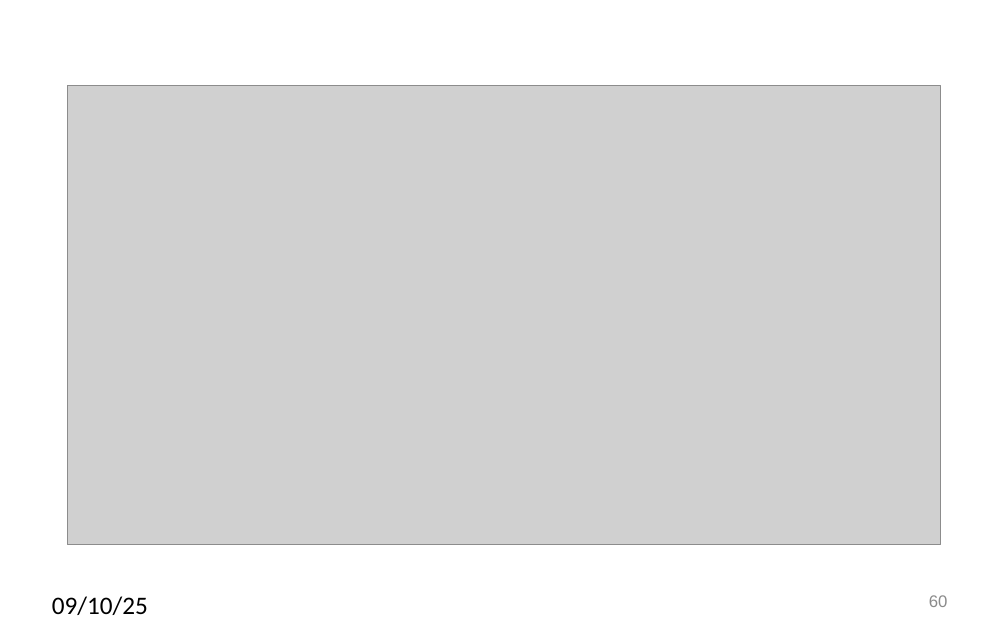
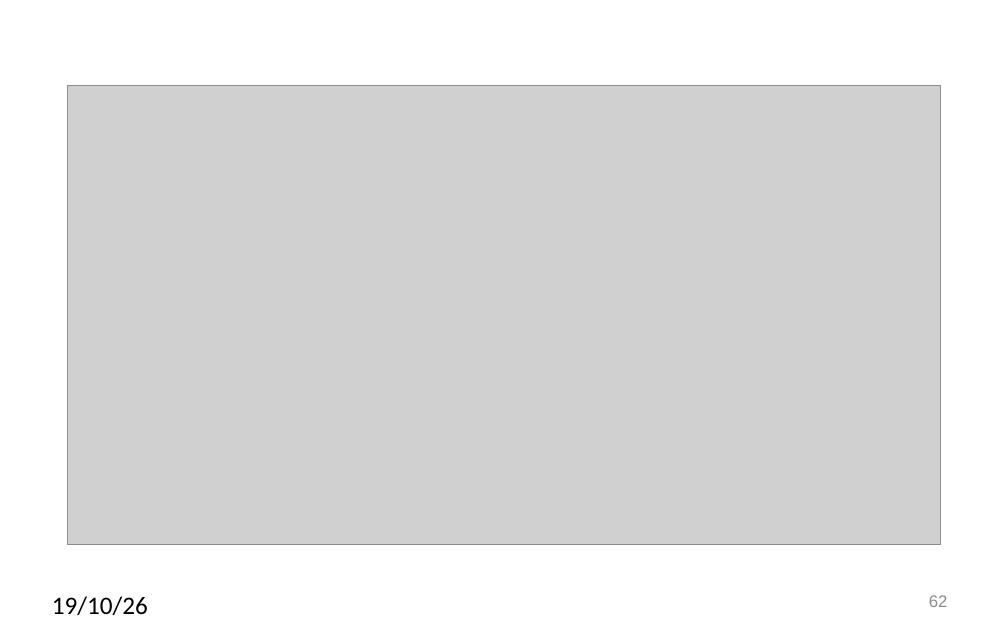
Before and after one commit to SannioEvolution/Material, a slide deck: slide 62 of 8 - Architectural Erosion and Smells.pptx (slide 60 before the commit). Drawn at 1008x630 pixels with LibreOffice and Linux fonts; fonts in the diff are those of the drawing; grey boxes stand for pictures. Boxes give left, top, right and bottom in pixels: in the first picture for what was removed or moved away, otherwise in the second. Text is boxed around its words. In the diff, an @@ line names an element or a change of style, - is before the commit and + after.

```diff
--- a/8 - Architectural Erosion and Smells.pptx
+++ b/8 - Architectural Erosion and Smells.pptx
@@ text at [52,596,148,615]: text changed @@
-09/10/25
+19/10/26
@@ page number at [929,595,948,607]: text changed @@
-60
+62
```
Also in this commit, not shown: 54 other slides changed, 7 slides added, 5 slides removed.
